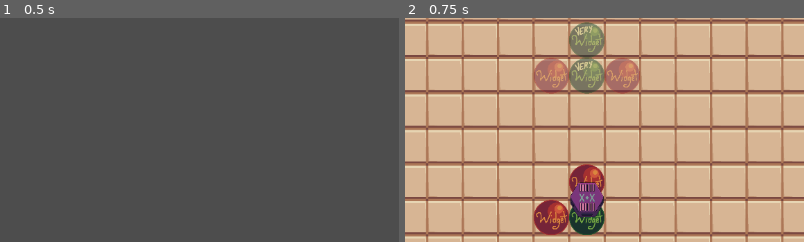
Above: before the commit, frames 1-2 (left to right).
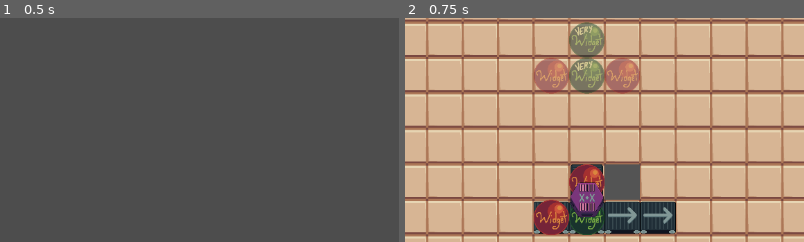
Above: after the commit, the same moments.

Repository: Salanmander/Roguetronics
Game: Godot game, scene res://Menu/main__menu.tscn
Same seed, same stepped clock (60 frames per second), same inputs: the game is played once before the commit and once after it. The engine's default icon, where the game draws it, is replaced by a stand-in: a white triangle on a blue panel in a dark square.
Inputs:
- Up to frame 1 (0.5 s): no input
- Up to frame 2 (0.75 s): click "Hello" at 0.5 s
The pictures show only the part of the screen within x 24-74%, y 7-57%; the shares and areas given below are measured in that part.

Frame 1 is identical in both runs. In frame 2, 4.6% of the frame differs, in the area x 32-68%, y 65-97%.

Commit message:
Bug fix in conveyor direction placement

Diff:
--- a/Factory/factory_floor.gd
+++ b/Factory/factory_floor.gd
@@ -175,10 +175,10 @@
 	new_wall.set_parameters(wall_position)
 	add_child(new_wall)
 
-func make_belt(grid_position: Vector2i, direction: int):
+func make_belt(grid_position: Vector2i, direction: float):
 	var belt_position: Vector2 = map_to_local(grid_position)
 	var new_machine:Belt = belt_packed.instantiate()
-	new_machine.set_parameters(belt_position, conveyor_direction)
+	new_machine.set_parameters(belt_position, direction)
 	machines.append(new_machine)
 	add_child(new_machine)
 
@@ -227,22 +227,22 @@
 	make_widget(local_to_map(loc), init_widget_type)
 
 func _on_up_conveyor_select_pressed():
-	conveyor_direction = 0
+	conveyor_direction = Consts.UP
 	click_mode = MODIFY_FLOOR
 
 
 func _on_down_conveyor_select_pressed():
-	conveyor_direction = PI
+	conveyor_direction = Consts.DOWN
 	click_mode = MODIFY_FLOOR
 
 
 func _on_left_conveyor_select_pressed():
-	conveyor_direction = 3*PI/2
+	conveyor_direction = Consts.LEFT
 	click_mode = MODIFY_FLOOR
 
 
 func _on_right_conveyor_select_pressed():
-	conveyor_direction = PI/2
+	conveyor_direction = Consts.RIGHT
 	click_mode = MODIFY_FLOOR
 
 
@@ -295,11 +295,20 @@
 	goal.add_widget(Vector2(Consts.GRID_SIZE,0), 1)
 	goal.add_widget(Vector2(-Consts.GRID_SIZE,0), 1)
 
+	make_widget(Vector2i(10, 6), 2)
 	make_widget(Vector2i(10, 5), 1)
-	make_widget(Vector2i(10, 6), 2)
 	make_widget(Vector2i(9, 6), 1)
 
 	make_combiner(Vector2i(10, 5), Vector2i(0, 1))
+
+	make_belt(Vector2i(9, 6), Consts.RIGHT)
+	make_belt(Vector2i(10, 6), Consts.RIGHT)
+	make_belt(Vector2i(11, 6), Consts.RIGHT)
+	make_belt(Vector2i(12, 6), Consts.RIGHT)
+
+	make_belt(Vector2i(10, 5), Consts.UP)
+
+	make_wall(Vector2i(11,5))
 
 
 func _on_test_pressed():
--- a/Singletons/consts.gd
+++ b/Singletons/consts.gd
@@ -11,3 +11,8 @@
 const BELT:int = 0
 const COMBINER:int = 1
 const DISPENSER:int = 2
+
+const UP = 0
+const DOWN = PI
+const RIGHT = PI/2
+const LEFT = 3*PI/2
